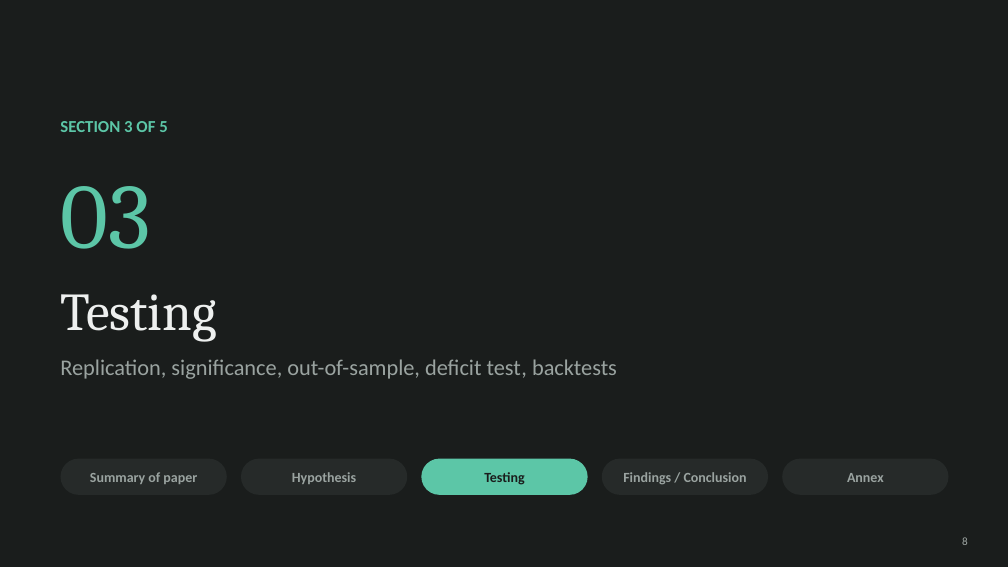
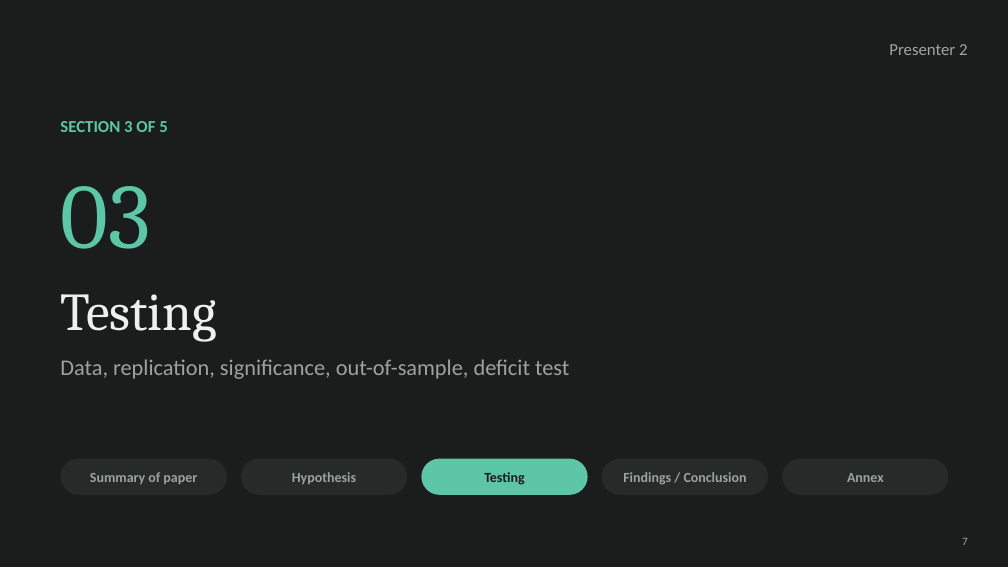
Before and after one commit to cyee02/MQF, a slide deck: slide 7 of QF600/Final Assignment/04 - Presentation Slides Group 6.pptx (slide 8 before the commit). Drawn at 1008x567 pixels with LibreOffice and Linux fonts; fonts in the diff are those of the drawing. Boxes give left, top, right and bottom in pixels: in the first picture for what was removed or moved away, otherwise in the second. Text is boxed around its words. In the diff, an @@ line names an element or a change of style, - is before the commit and + after.

```diff
--- a/QF600/Final Assignment/04 - Presentation Slides Group 6.pptx
+++ b/QF600/Final Assignment/04 - Presentation Slides Group 6.pptx
@@ text added at (889, 44, 967, 55), 12 pt, text #9EA6A3 @@
+Presenter 2
@@ text at (60, 359, 569, 379): text changed @@
-Replication, significance, out-of-sample, deficit test, backtests
+Data, replication, significance, out-of-sample, deficit test
@@ text at (962, 538, 968, 545): text changed @@
-8
+7
```
Also in this commit, not shown: 23 other slides changed, 7 other files.
